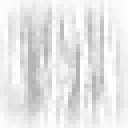
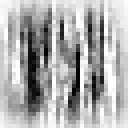
Two versions of the same layered image (128×128). Layer-by-layer changes:
"Layer 1": opacity 30% → 100% over [0, 0, 128, 128]
